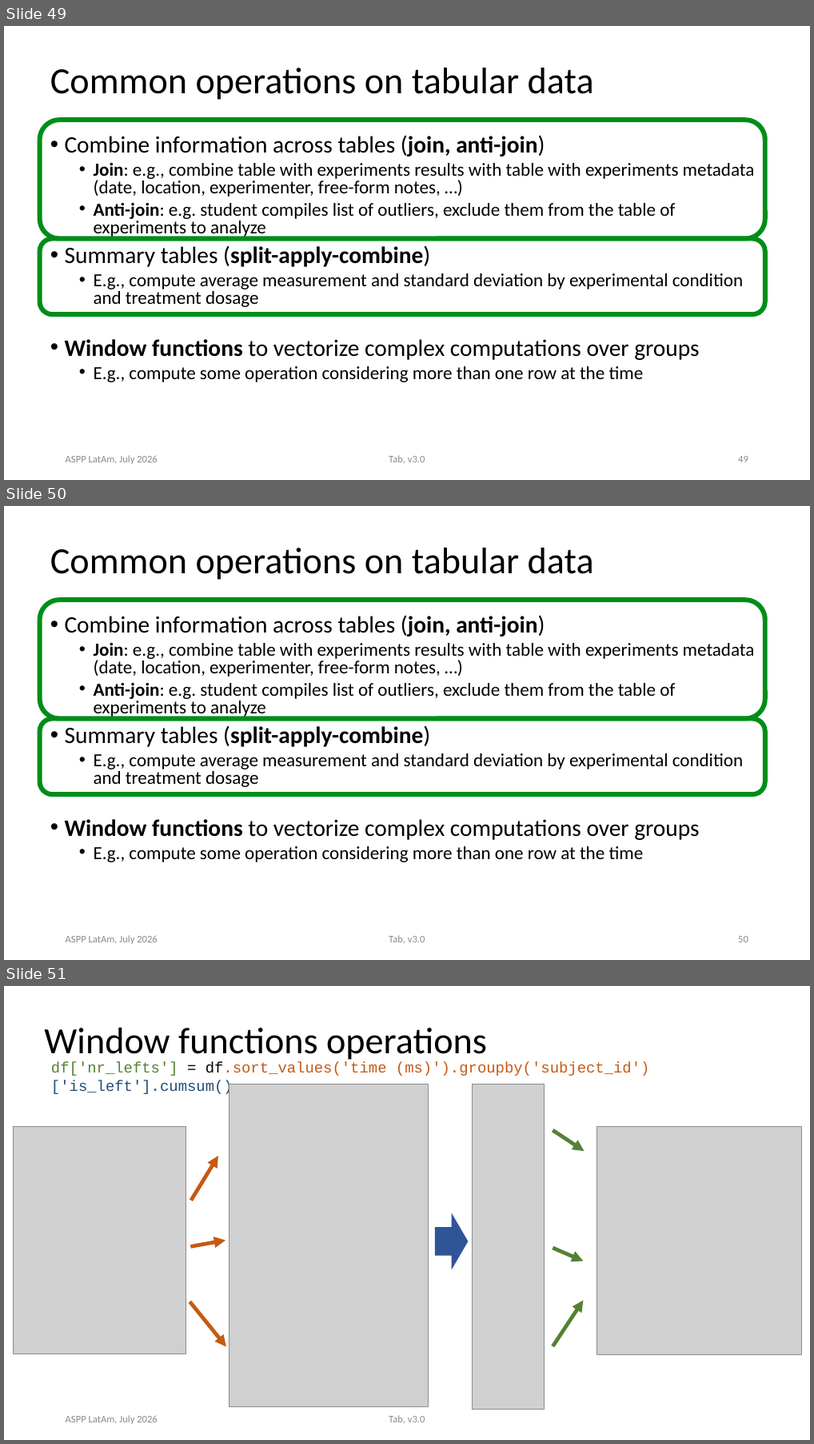
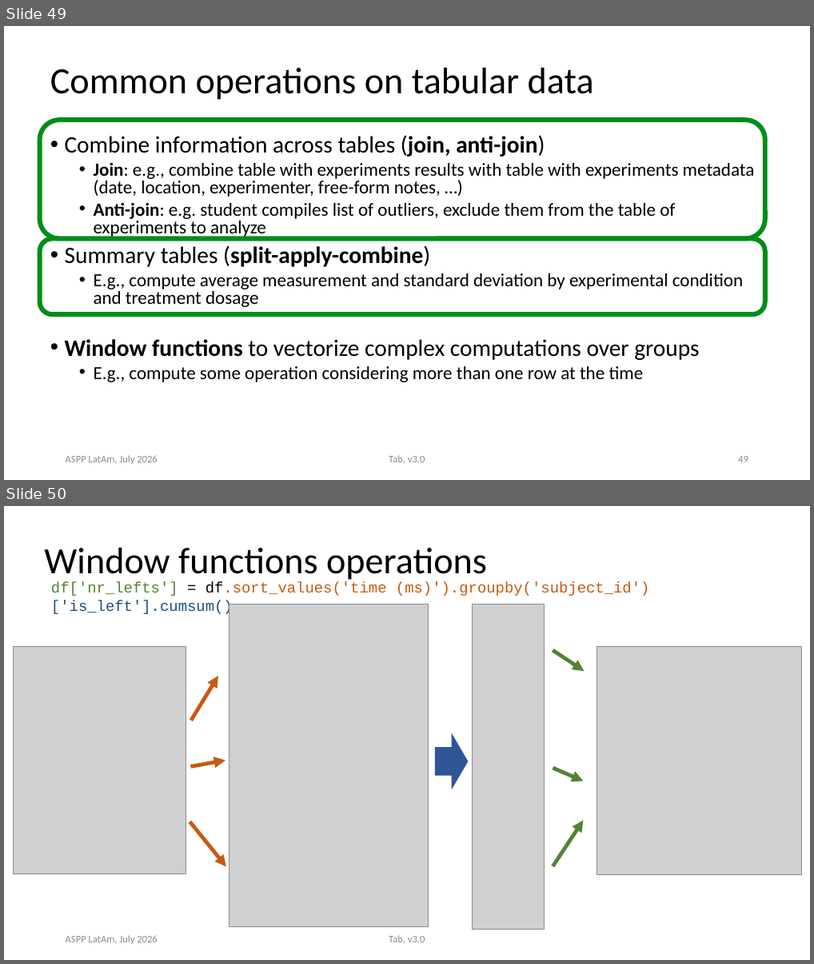
Before and after one commit to ASPP/data_class, a slide deck: tabular_data.pptx. Shown one above the other, each under a label of ours: slides 49, 50 and 51 before the commit, slides 49 and 50 after it. The pictures are 814x1444 and 814x964 pixels, drawn with LibreOffice and Linux fonts; fonts in the diff are those of the drawing; grey boxes stand for pictures. Boxes give left, top, right and bottom in pixels: in the first picture for what was removed or moved away, otherwise in the second. Text is boxed around its words. In the diff, an @@ line names an element or a change of style, - is before the commit and + after.

Commit message:
Fix tabular pptx style and export to pdf

```diff
--- a/tabular_data.pptx
+++ b/tabular_data.pptx
@@ slide 50 removed at [4, 506, 810, 960], background #FFFFFF @@
@@ title removed at [50, 548, 594, 580] @@
-Common operations on tabular data
@@ rounded rectangle removed at [40, 600, 766, 718] @@
@@ text removed at [65, 615, 755, 862] @@
-• Combine information across tables (join, anti-join)
-  • Join: e.g., combine table with experiments results with table with experiments metadata (date, location, experimenter, free-form notes, …)
-  • Anti-join: e.g. student compiles list of outliers, exclude them from the table of experiments to analyze
-• Summary tables (split-apply-combine)
-  • E.g., compute average measurement and standard deviation by experimental condition and treatment dosage
-• Window functions to vectorize complex computations over groups
-  • E.g., compute some operation considering more than one row at the time
@@ rounded rectangle removed at [40, 718, 766, 794] @@
@@ text removed at [66, 935, 158, 944] @@
-ASPP LatAm, July 2026
@@ text removed at [389, 935, 426, 943] @@
-Tab, v3.0
@@ page number removed at [738, 936, 749, 942] @@
-50
@@ what was slide 51 is now slide 50 @@
```
Also in this commit, not shown: 13 slides changed, 1 other file.
